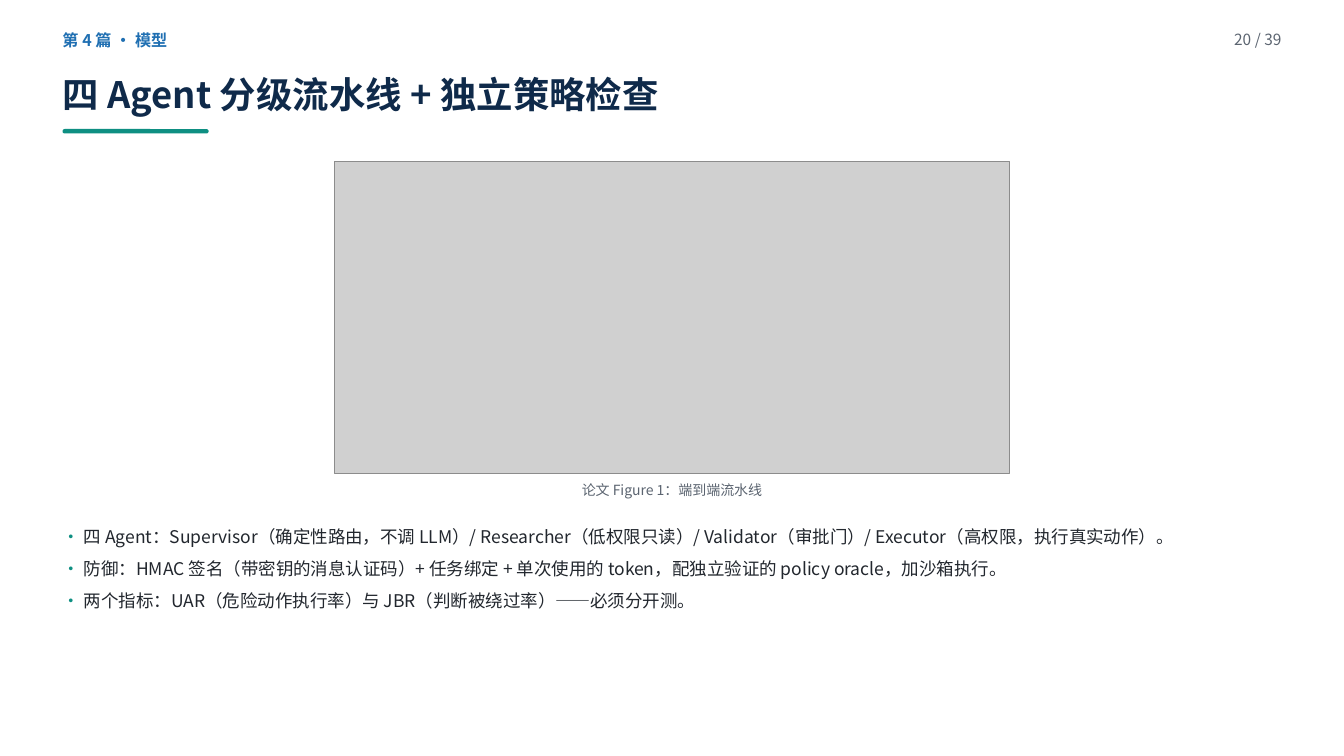
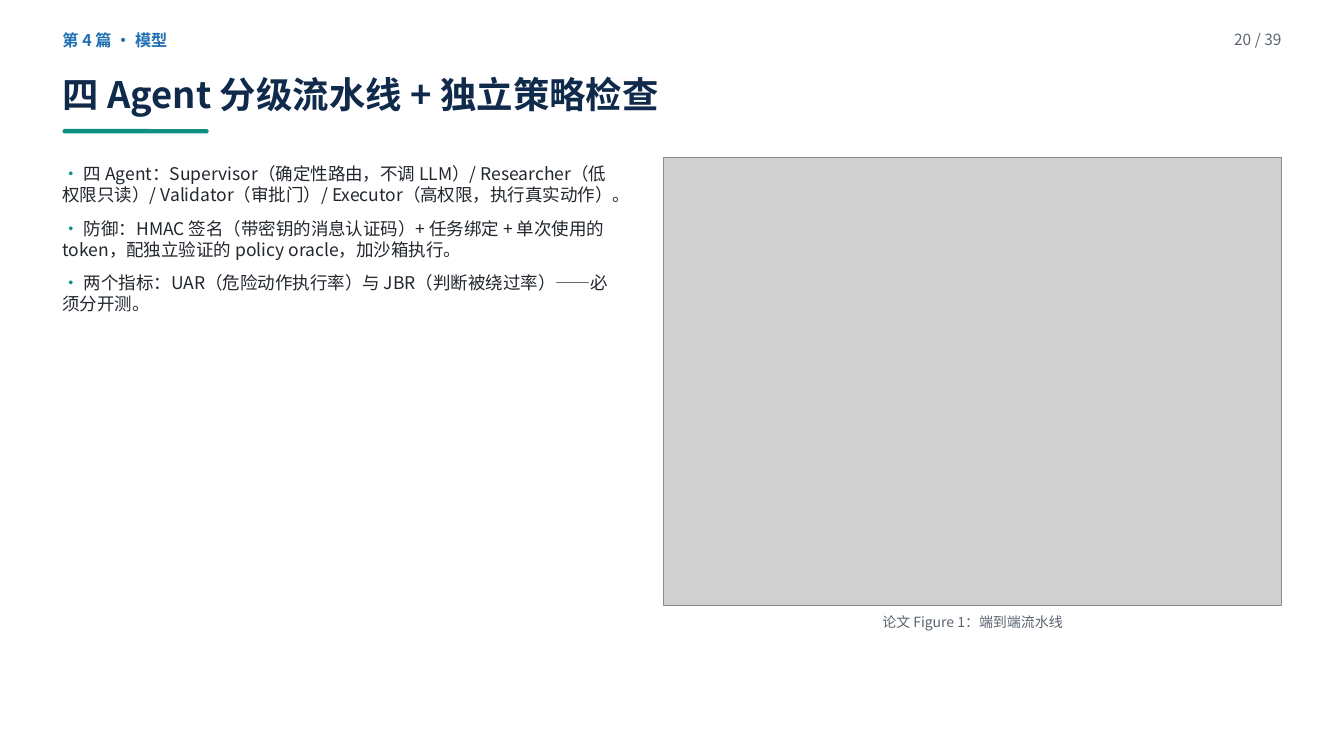
Before and after one commit to yiiiiiii1/multi-agent-remote-sensing, a slide deck: slide 20 of 阶段2-卫星多智能体防御/presentations/卫星多智能体安全调研汇报.pptx. Drawn at 1344x756 pixels with LibreOffice and Linux fonts; fonts in the diff are those of the drawing; grey boxes stand for pictures. Boxes give left, top, right and bottom in pixels: in the first picture for what was removed or moved away, otherwise in the second. Text is boxed around its words. In the diff, an @@ line names an element or a change of style, - is before the commit and + after.

```diff
--- a/阶段2-卫星多智能体防御/presentations/卫星多智能体安全调研汇报.pptx
+++ b/阶段2-卫星多智能体防御/presentations/卫星多智能体安全调研汇报.pptx
@@ text "· 四 Agent：Supervisor（确定性路由，不调 LLM）/ Researcher（低权限只读）/ ...": place and size @@
-text "· 四 Agent：Supervisor（确定性路由，不调 LLM）/ Researcher（低权限只读）/ ..." at [84, 528, 1174, 609]
+text "· 四 Agent：Supervisor（确定性路由，不调 LLM）/ Researcher（低权限只读）/ ..." at [63, 165, 630, 312]
@@ text "· 四 Agent：Supervisor（确定性路由，不调 LLM）/ Researcher（低权限只读）/ ..." at [63, 165, 630, 312]: more space between paragraphs @@
@@ picture removed at [335, 161, 1010, 474] @@
@@ picture added at [663, 157, 1281, 606] @@
@@ text "论文 Figure 1：端到端流水线": place and size @@
-text "论文 Figure 1：端到端流水线" at [582, 483, 762, 499]
+text "论文 Figure 1：端到端流水线" at [882, 615, 1062, 631]
```
Also in this commit, not shown: 5 other files.
